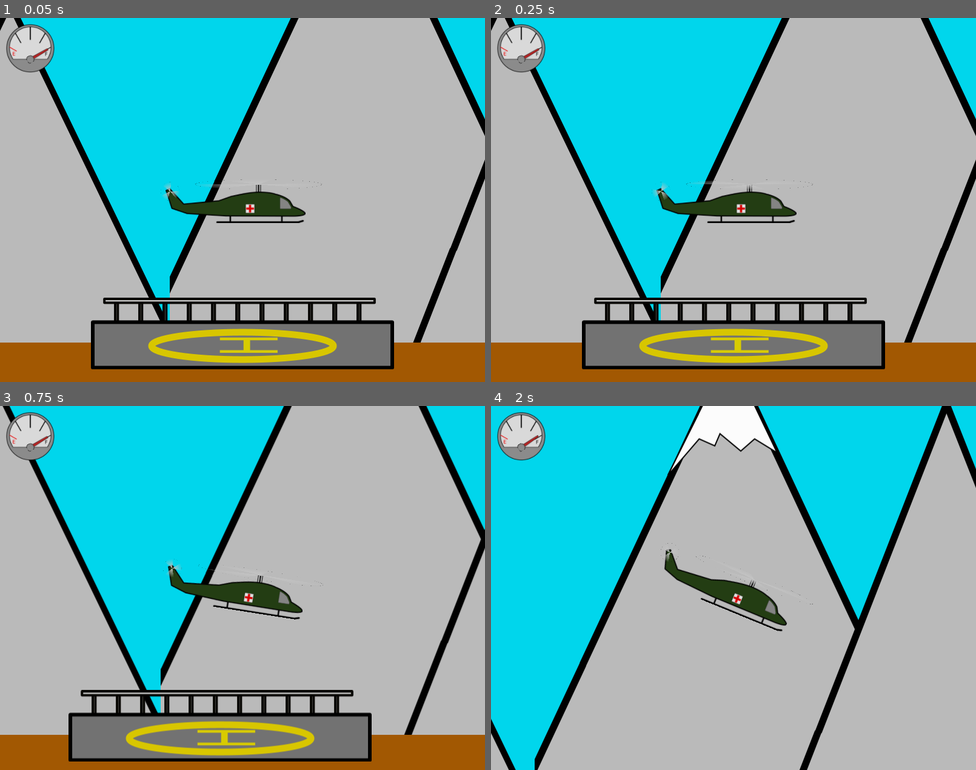
Above: before the commit, frames 1-4 (two rows, left to right).
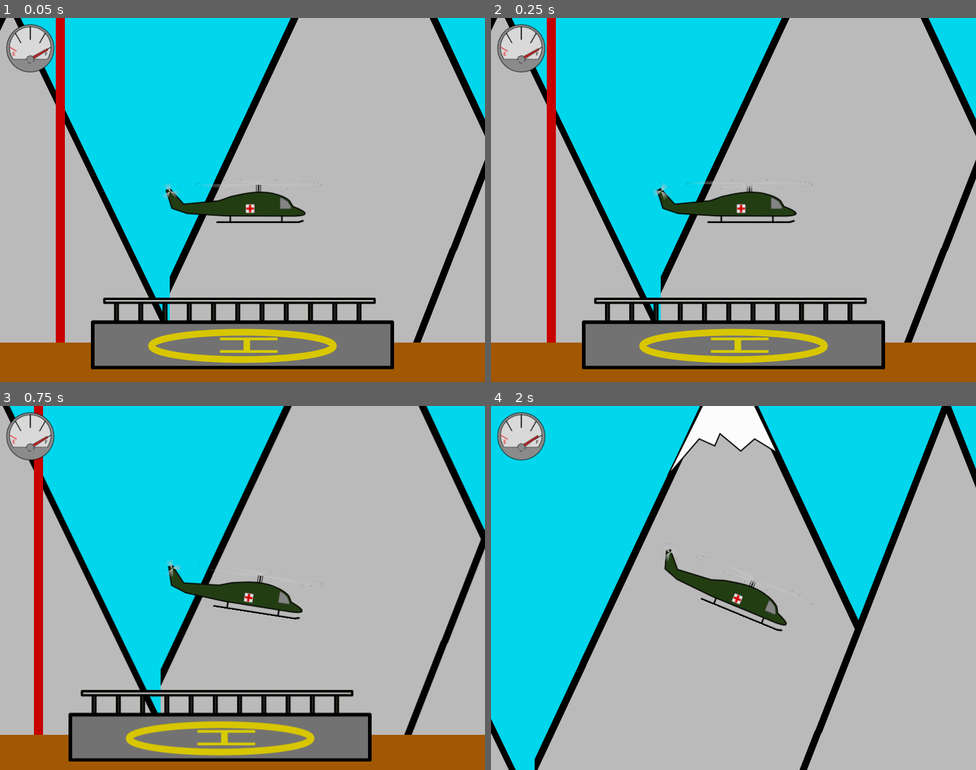
Above: after the commit, the same moments.

Repository: Inglo-Games/EvacHavoc2
Game: Godot game, scene res://scenes/level_template.tscn
The game is run twice, just before and just after one commit, with the same random seed, the same clock (stepped at 60 frames per second) and the same inputs.
Inputs (mouse positions are in pixels of both pictures, inside the frame that each line leads up to):
- Up to frame 1 (0.05 s): no input
- Up to frame 2 (0.25 s): no input
- Up to frame 3 (0.75 s): tap Enter at 0.5 s; move the mouse to (349, 569) at 0.52 s; hold Right (move_right) from 0.53 s (still down); click (349, 569) at 0.67 s
- Up to frame 4 (2 s): keep holding Right (move_right); tap Up (move_up) at 0.77, 1.52 s; move the mouse to (636, 606) at 1.27 s

The runs differ from the first frame. In frame 1, 1.7% of the frame differs, in the area x 11-14%, y 0-90%; in frame 2, 1.7%; in frame 3, 1.5%; in frame 4, nothing differs.

Commit message:
Adding border to levels

Diff:
--- a/game/scenes/level_template.tscn
+++ b/game/scenes/level_template.tscn
@@ -42,6 +42,11 @@
 [node name="mtn02" type="ParallaxLayer" parent="bg"]
 
 [node name="Sprite" type="Sprite" parent="bg/mtn02"]
+
+[node name="border" type="Line2D" parent="."]
+points = PoolVector2Array( 0, 0, 0, -2000, 4000, -2000, 4000, 0 )
+width = 15.0
+default_color = Color( 0.784314, 0, 0, 1 )
 
 [node name="ui" type="CanvasLayer" parent="."]
 layer = 3
